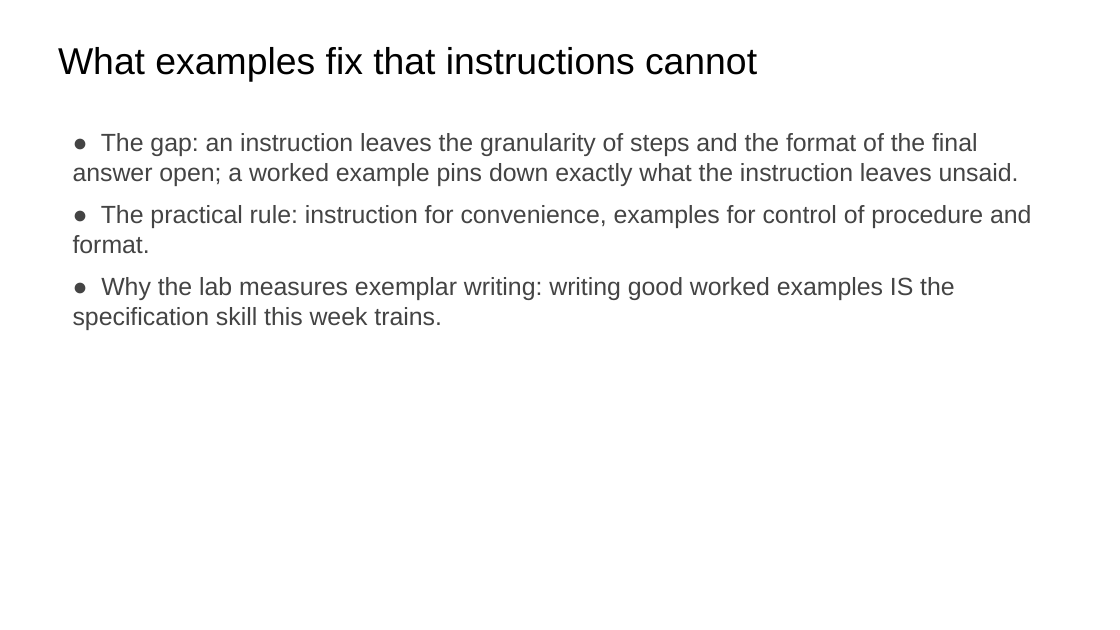
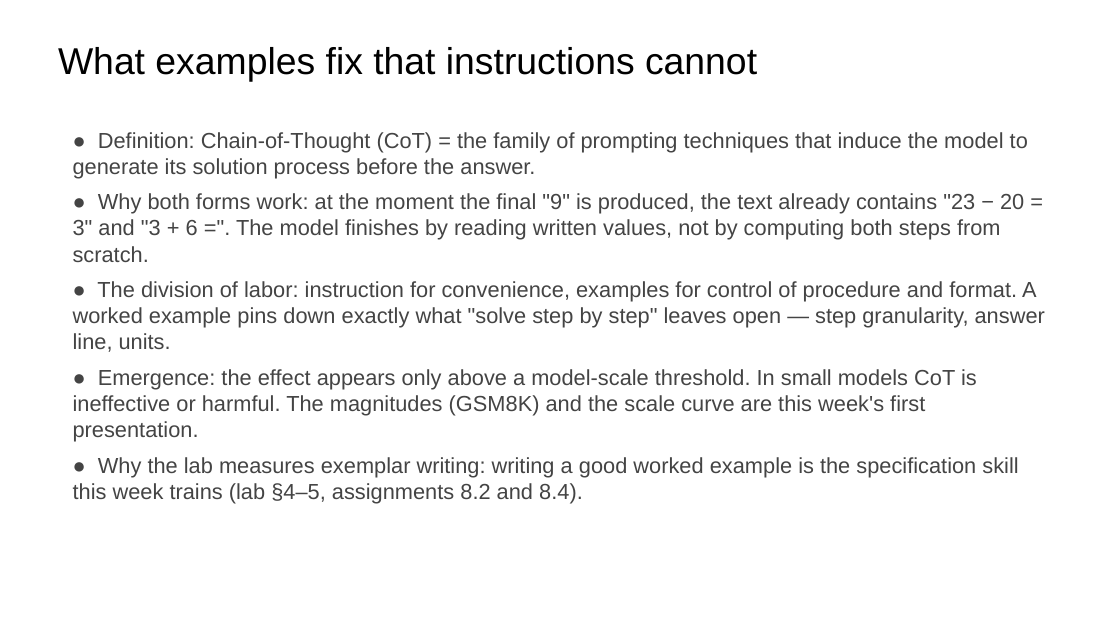
Before and after one commit to ralbu85/stml_2026, a slide deck: slide 17 of lectures/week02/slides-draft-w2.pptx (slide 16 before the commit). Drawn at 1120x630 pixels with LibreOffice and Linux fonts; fonts in the diff are those of the drawing. Boxes give left, top, right and bottom in pixels: in the first picture for what was removed or moved away, otherwise in the second. Text is boxed around its words. In the diff, an @@ line names an element or a change of style, - is before the commit and + after.

```diff
--- a/lectures/week02/slides-draft-w2.pptx
+++ b/lectures/week02/slides-draft-w2.pptx
@@ text at box(73, 132, 1045, 504): text changed; size 16 to 14 pt @@
-● The gap: an instruction leaves the granularity of steps and the format of the final answer open; a worked example pins down exactly what the instruction leaves unsaid.
-● The practical rule: instruction for convenience, examples for control of procedure and format.
-● Why the lab measures exemplar writing: writing good worked examples IS the specification skill this week trains.
+● Definition: Chain-of-Thought (CoT) = the family of prompting techniques that induce the model to generate its solution process before the answer.
+● Why both forms work: at the moment the final "9" is produced, the text already contains "23 − 20 = 3" and "3 + 6 =". The model finishes by reading written values, not by computing both steps from scratch.
+● The division of labor: instruction for convenience, examples for control of procedure and format. A worked example pins down exactly what "solve step by step" leaves open — step granularity, answer line, units.
+● Emergence: the effect appears only above a model-scale threshold. In small models CoT is ineffective or harmful. The magnitudes (GSM8K) and the scale curve are this week's first presentation.
+● Why the lab measures exemplar writing: writing a good worked example is the specification skill this week trains (lab §4–5, assignments 8.2 and 8.4).
```
Also in this commit, not shown: 22 other slides changed, 1 slide added, 1 slide removed, 2 other files.
